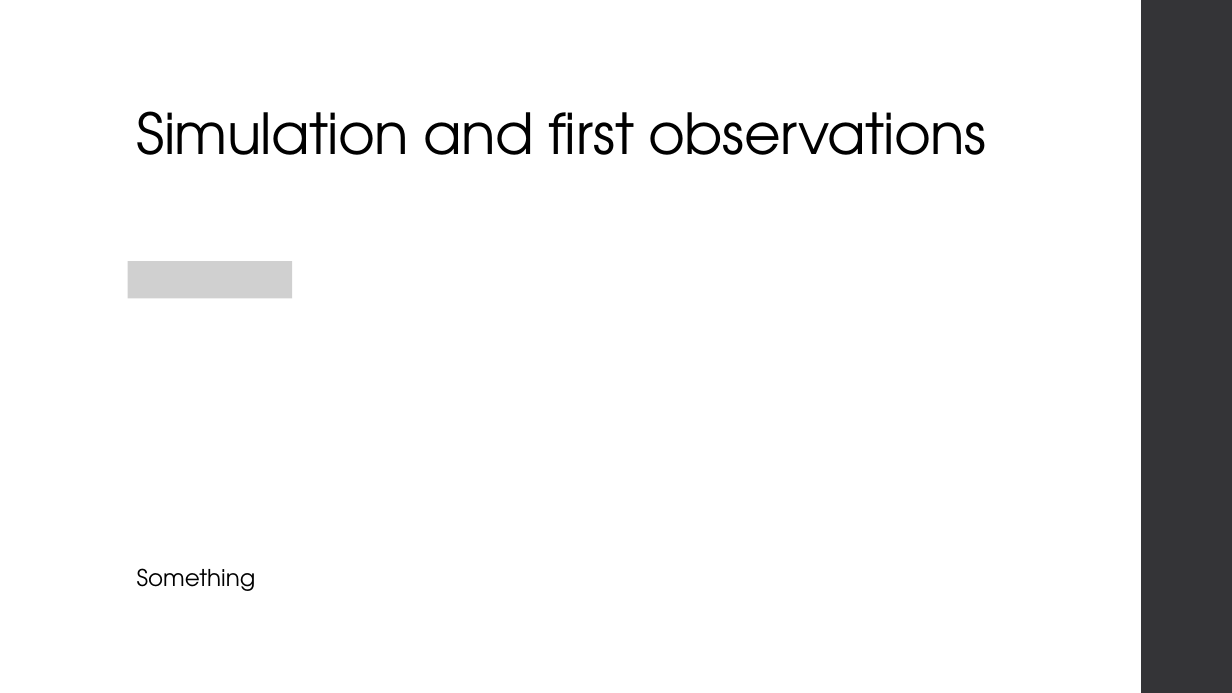
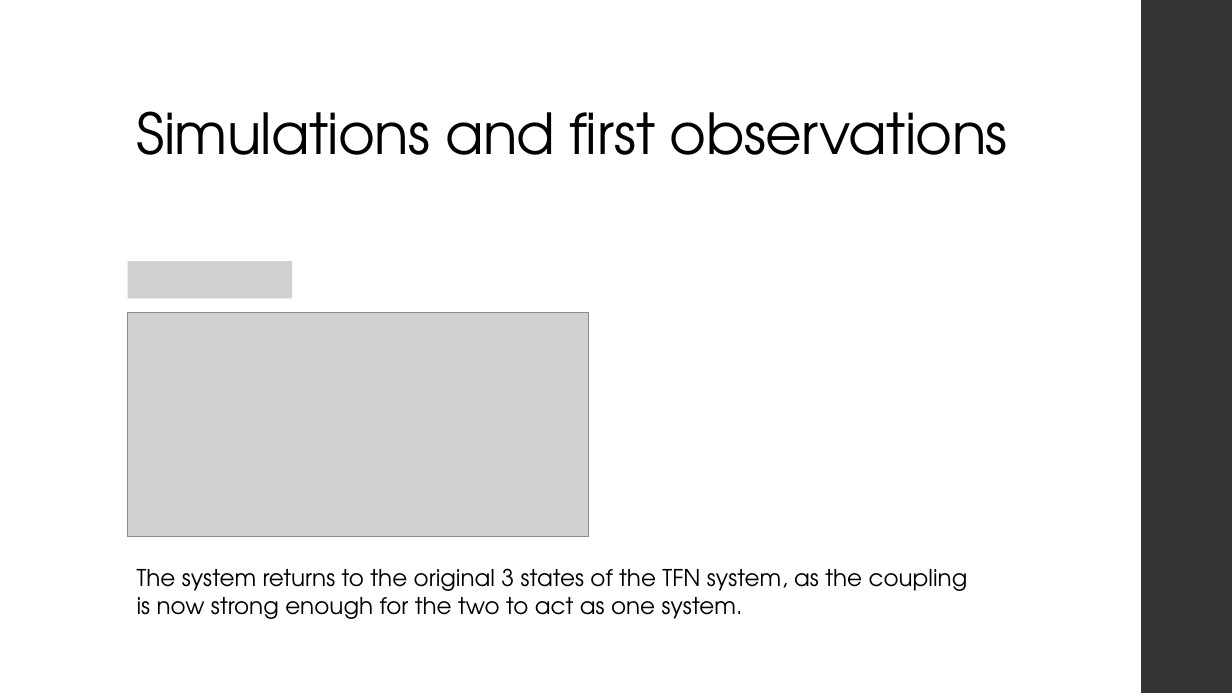
Before and after one commit to JonasEBrown/University, a slide deck: slide 10 of EPSRC Internship/October Presentation.pptx. Drawn at 1232x693 pixels with LibreOffice and Linux fonts; fonts in the diff are those of the drawing; grey boxes stand for pictures. Boxes give left, top, right and bottom in pixels: in the first picture for what was removed or moved away, otherwise in the second. Text is boxed around its words. In the diff, an @@ line names an element or a change of style, - is before the commit and + after.

```diff
--- a/EPSRC Internship/October Presentation.pptx
+++ b/EPSRC Internship/October Presentation.pptx
@@ title at box(137, 111, 1008, 155): text changed @@
-Simulation and first observations
+Simulations and first observations
@@ picture added at box(128, 312, 589, 536) @@
@@ text at box(137, 568, 968, 619): text changed @@
-Something
+The system returns to the original 3 states of the TFN system, as the coupling is now strong enough for the two to act as one system.
```
Also in this commit, not shown: 7 other slides changed, 5 slides added, 3 other files.
